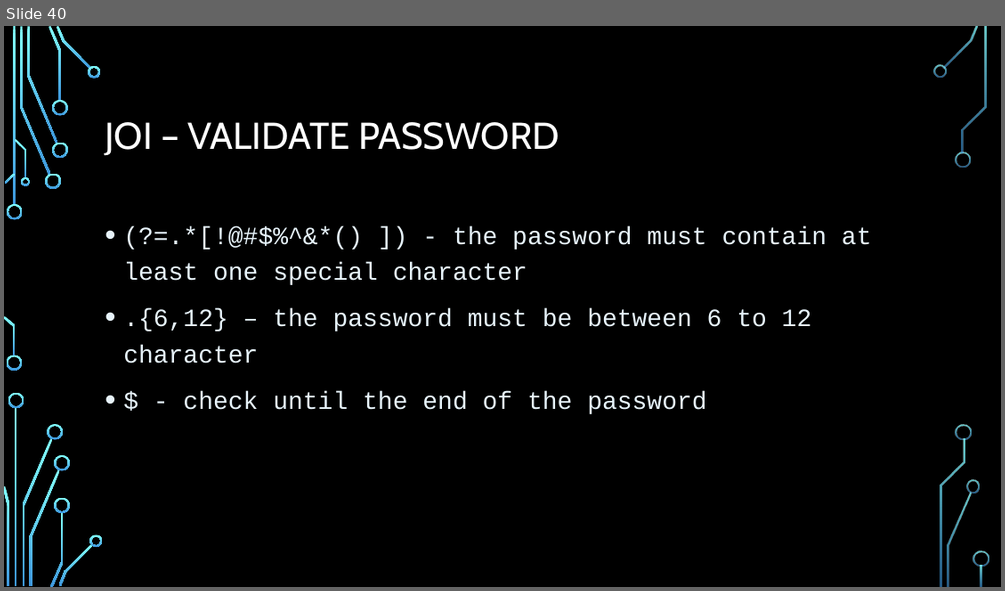
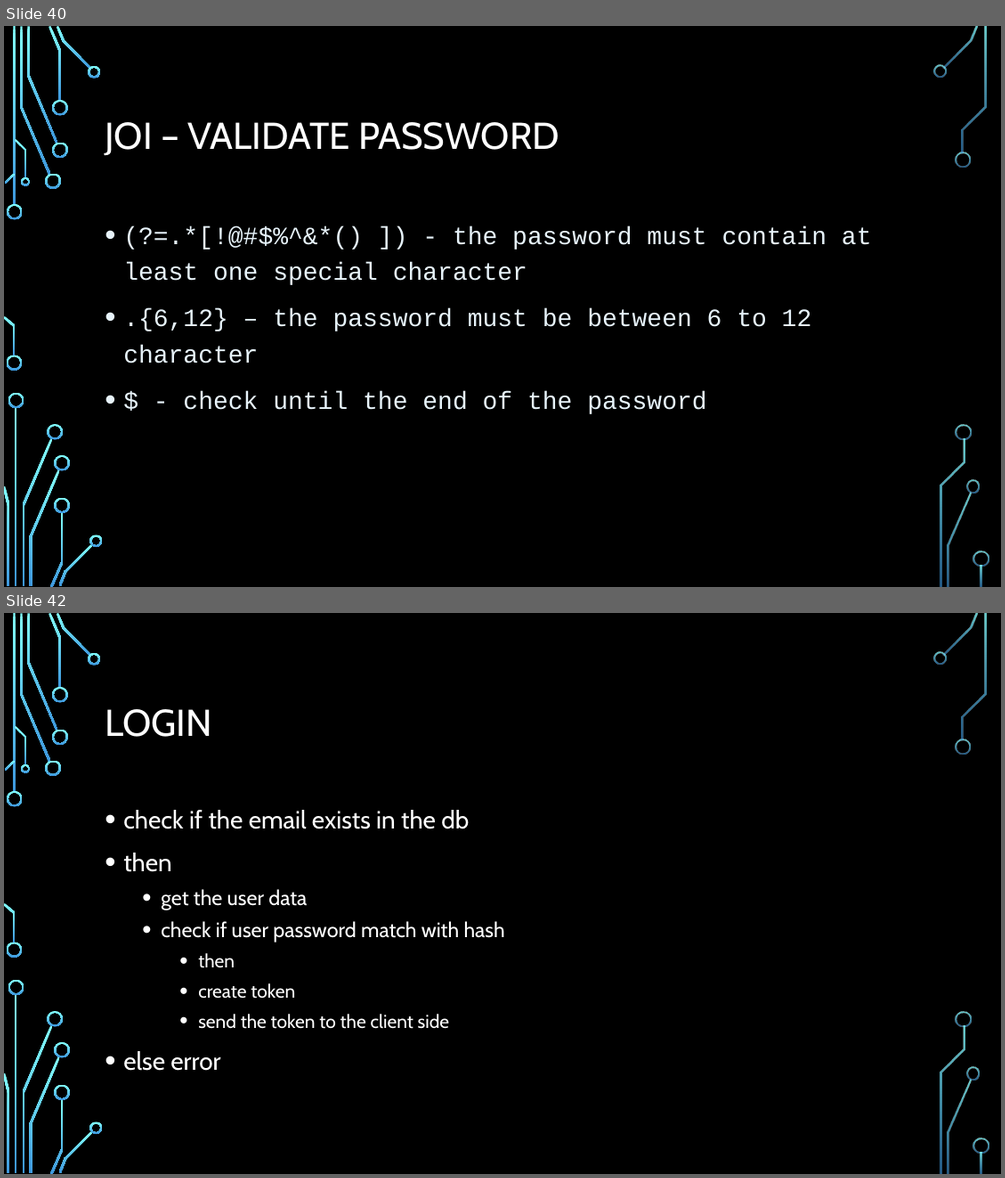
Before and after one commit to Rlss91/hu_morning_nodejs_W011121MR, a slide deck: docs/node js.pptx. Shown one above the other, each under a label of ours: slide 40 before the commit, slides 40 and 42 after it; the slides between them are not shown. The pictures are 1005x591 and 1005x1178 pixels, drawn with LibreOffice and Linux fonts; fonts in the diff are those of the drawing; background and template pictures are left out. Boxes give left, top, right and bottom in pixels: in the first picture for what was removed or moved away, otherwise in the second. Text is boxed around its words. In the diff, an @@ line names an element or a change of style, - is before the commit and + after.

```diff
--- a/docs/node js.pptx
+++ b/docs/node js.pptx
@@ slide 42 added at [4,613,1001,1174], background picture (left out); not listed: 36 template elements that a slide beside it also shows @@
@@ title added at [105,709,212,737], 36 pt, text #FFFFFF @@
+LOGIN
@@ text added at [123,810,505,1070], 20 pt, text #FFFFFF @@
+• check if the email exists in the db
+• then
+  • get the user data
+  • check if user password match with hash
+    • then
+    • create token
+    • send the token to the client side
+• else error
```
Also in this commit, not shown: 1 other slide added, 4 other files.
